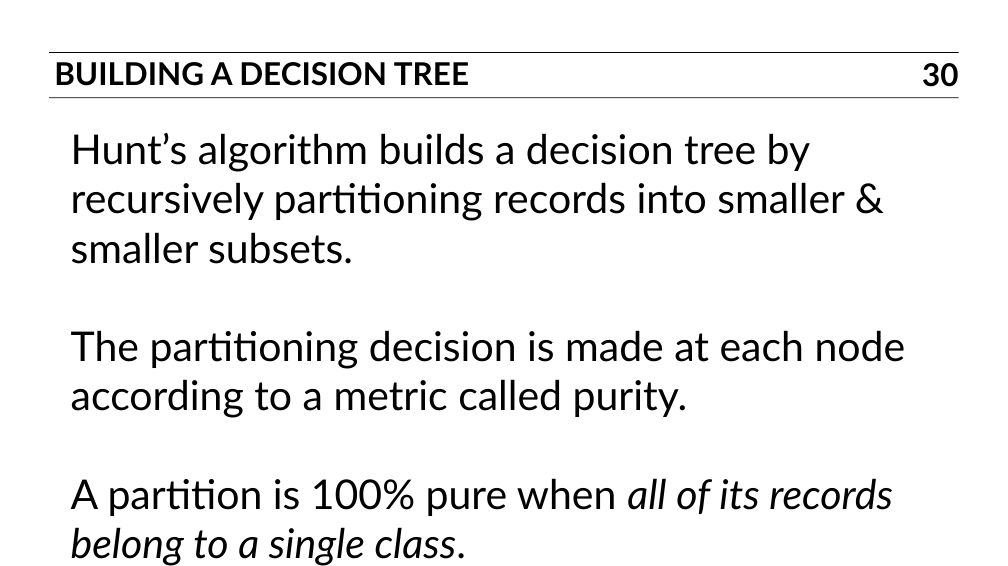
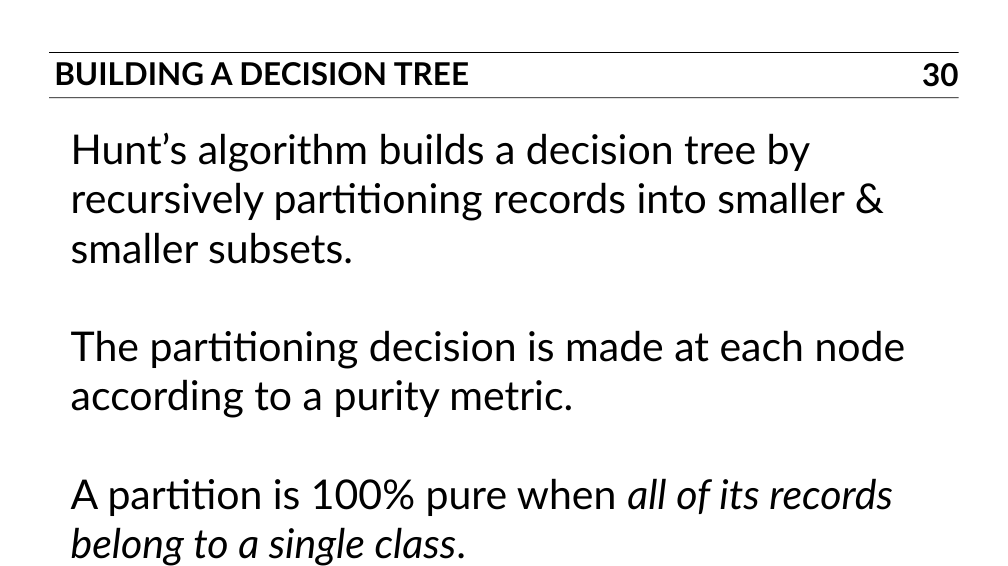
Before and after one commit to ajschumacher/gadsdc, a slide deck: slide 30 of 14-tree/slides.pptx. Drawn at 1008x566 pixels with LibreOffice and Linux fonts; fonts in the diff are those of the drawing. Boxes give left, top, right and bottom in pixels: in the first picture for what was removed or moved away, otherwise in the second. Text is boxed around its words. In the diff, an @@ line names an element or a change of style, - is before the commit and + after.

```diff
--- a/14-tree/slides.pptx
+++ b/14-tree/slides.pptx
@@ text at [71,330,906,418]: text changed @@
-The partitioning decision is made at each node according to a metric called purity.
+The partitioning decision is made at each node according to a purity metric.
```
Also in this commit, not shown: 1 slide added, 3 slides removed, 1 other file.
